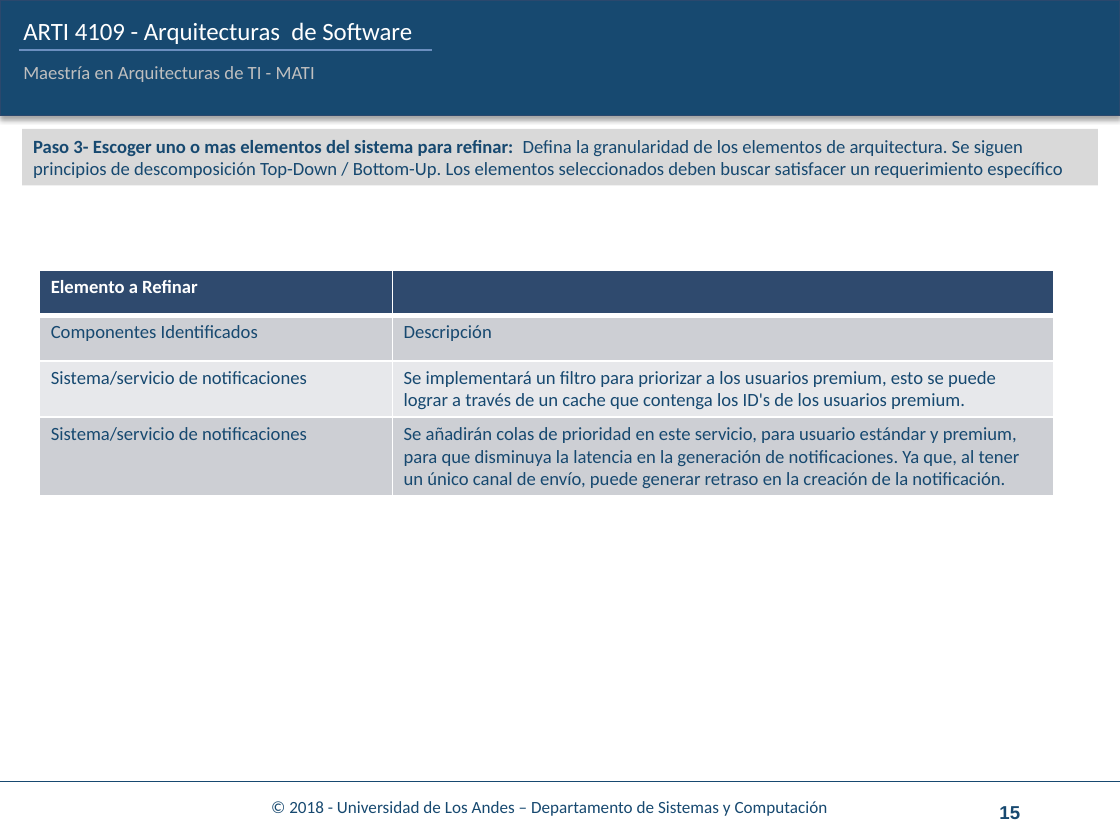
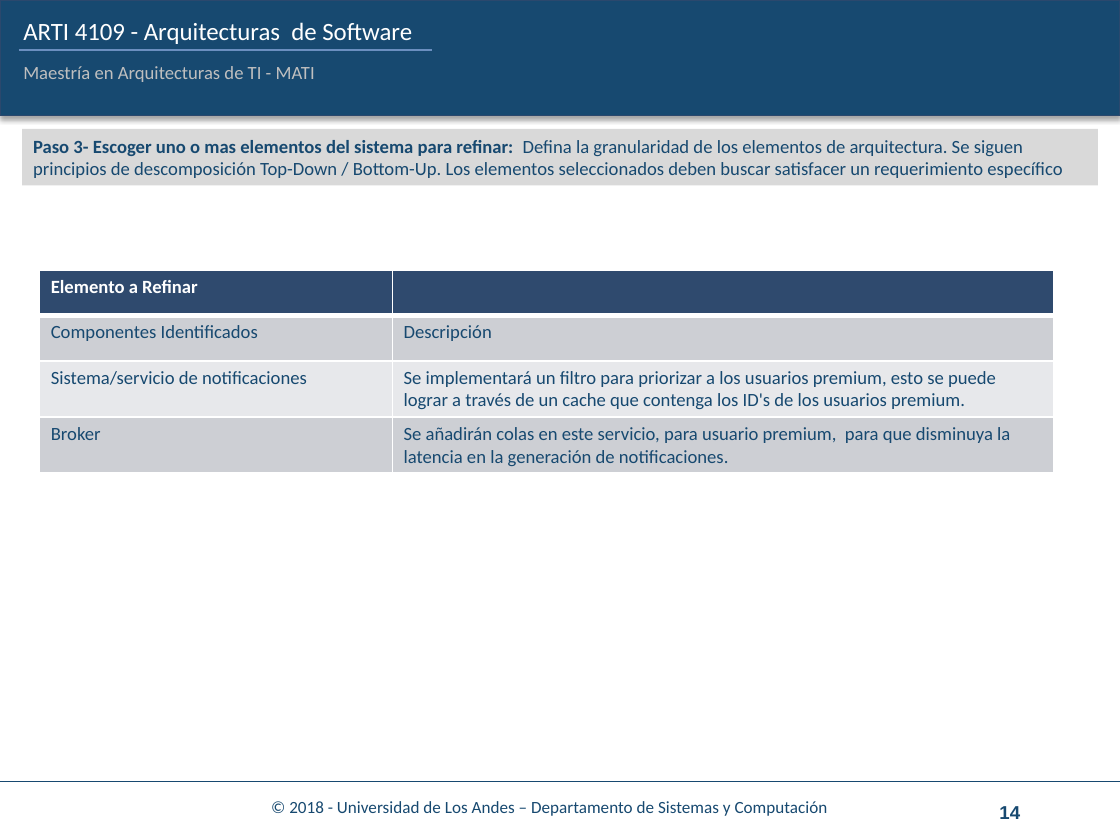
Before and after one commit to juanforo31/Reto1_ASRs_Grupo5, a slide deck: slide 14 of Cuaderno_trabajo/ARTI-4109-4-CuadernoTrabajo-Reto1_desarrollo.pptx (slide 15 before the commit). Drawn at 1120x840 pixels with LibreOffice and Linux fonts; fonts in the diff are those of the drawing; background and template pictures are left out. Boxes give left, top, right and bottom in pixels: in the first picture for what was removed or moved away, otherwise in the second. Text is boxed around its words. In the diff, an @@ line names an element or a change of style, - is before the commit and + after.

```diff
--- a/Cuaderno_trabajo/ARTI-4109-4-CuadernoTrabajo-Reto1_desarrollo.pptx
+++ b/Cuaderno_trabajo/ARTI-4109-4-CuadernoTrabajo-Reto1_desarrollo.pptx
@@ table at (39,270,1054,473) @@
-row 4, column 1: Sistema/servicio de notificaciones
+row 4, column 1: Broker
-row 4, column 2: Se añadirán colas de prioridad en este servicio, para usuario estándar y premium, para que disminuya la latencia en la generación de notificaciones. Ya que, al tener un único canal de envío, puede generar retraso en la creación de la notificación.
+row 4, column 2: Se añadirán colas en este servicio, para usuario premium, para que disminuya la latencia en la generación de notificaciones.
@@ page number at (999,806,1020,819): text changed @@
-15
+14
```
Also in this commit, not shown: 11 other slides changed, 3 slides added, 2 slides removed, 2 other files.
